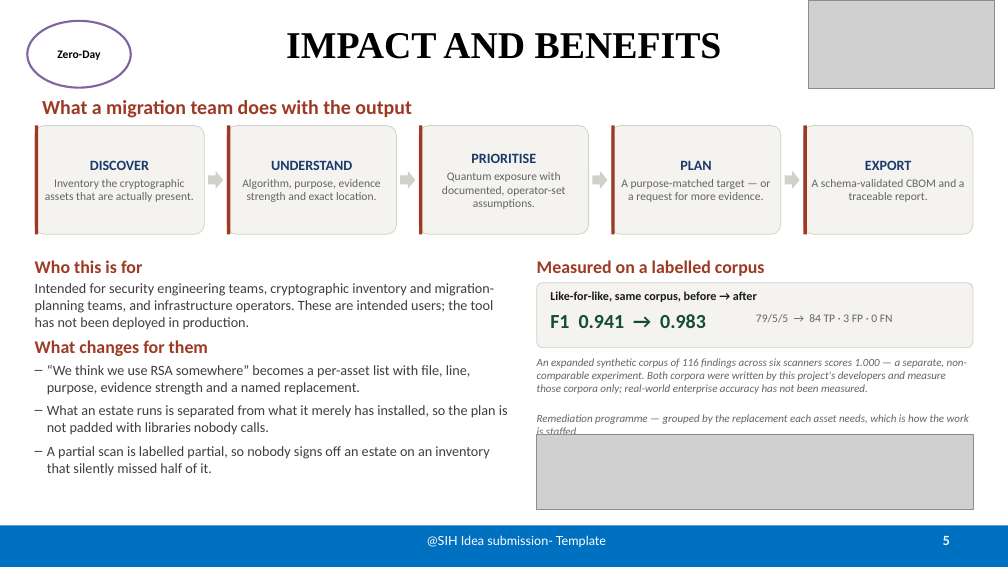
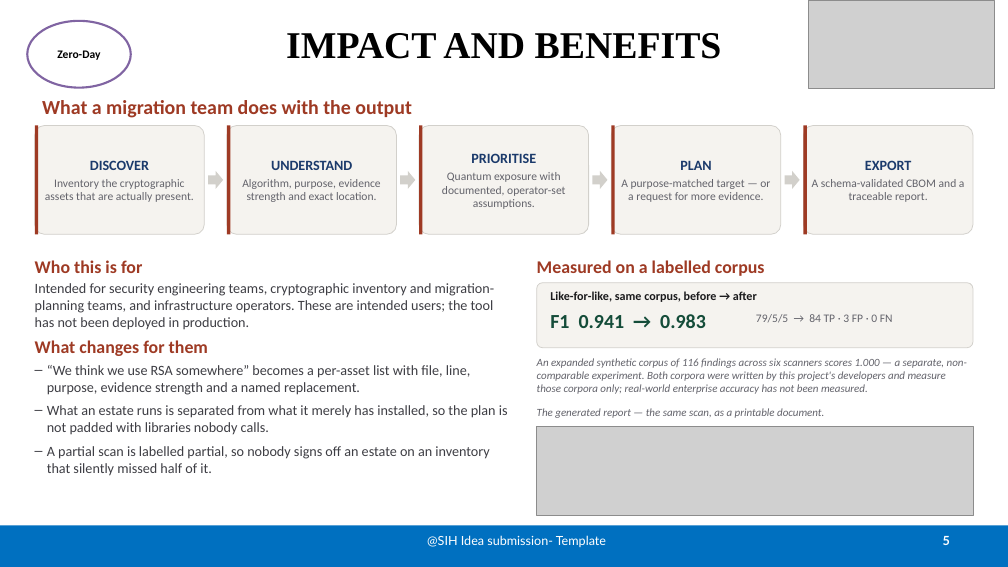
Before and after one commit to sgtsujith141-wq/cryptodrishti, a slide deck: slide 5 of submission/CryptoDrishti-SIH26164-Idea-Presentation.pptx. Drawn at 1008x567 pixels with LibreOffice and Linux fonts; fonts in the diff are those of the drawing; grey boxes stand for pictures. Boxes give left, top, right and bottom in pixels: in the first picture for what was removed or moved away, otherwise in the second. Text is boxed around its words. In the diff, an @@ line names an element or a change of style, - is before the commit and + after.

```diff
--- a/submission/CryptoDrishti-SIH26164-Idea-Presentation.pptx
+++ b/submission/CryptoDrishti-SIH26164-Idea-Presentation.pptx
@@ text at [537, 408, 824, 418]: text changed @@
-Remediation programme — grouped by the replacement each asset needs, which is how the work is staffed.
+The generated report — the same scan, as a printable document.
@@ picture: place and size @@
-picture at [537, 434, 973, 509]
+picture at [537, 426, 973, 516]
```
Also in this commit, not shown: 1 other slide changed, 11 other files.
